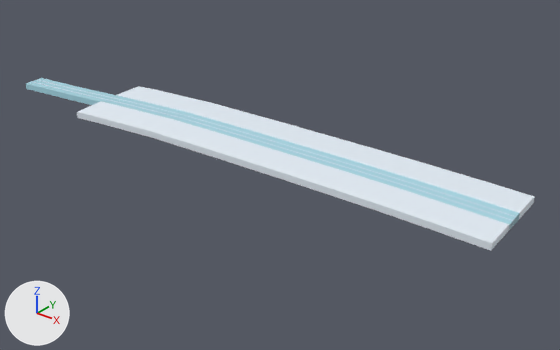
What one commit did to the FBX model Assets/_Project/Content/Models/Level/Cells/Road_2_0_0.fbx.
Rendered twice from a 50 mm camera at (365.6, -185.7, 109.0) aimed at (218.6, -2.0, -4.9). The lights are fixed; the arrows at lower left show +X, +Y and +Z. The older version comes first. Where no turn or scale is listed for an object, it has been applied to the vertices.

In view in the first picture: 'Road_2_0_0'.
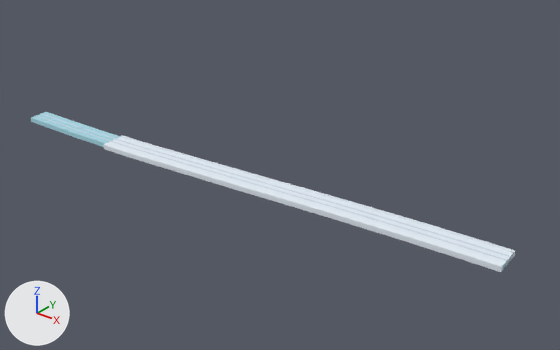
What the commit changed:
me_road_2_0_0 is used by ob_road_2_0_0; location (0.0, 0.0, 0.0).
me_road_2_0_0 had 1978 vertices, 1984 faces and spanned x 110.0..301.0, y -32.0..14.0, z 4.0..11.0.
me_road_2_0_0 now has 1978 vertices, 1984 faces and spans x 110.0..300.0, y -24.0..3.0, z -8.0..-4.0.
me_road_2_0_0 part 1: the loose piece of 396 vertices spanning x 110.0..300.0, y -19.0..0.0, z 6.0..11.0 is multiplied about its middle by the matrix ((1.0, 0.0, -0.002), (0.0, 1.0, 0.0), (-0.018, 0.0, -0.571)), then moved by (0.0, 0.0, -14.0).
me_road_2_0_0 part 2: the loose piece of 396 vertices spanning x 110.0..300.0, y -22.0..-3.0, z 6.0..11.0 is multiplied about its middle by the matrix ((1.0, 0.0, -0.002), (0.0, 1.0, 0.0), (-0.018, 0.0, -0.571)), then moved by (0.0, 0.0, -14.0).
me_road_2_0_0 part 3: 1186 of 1978 vertices moved; they spanned x 110.0..301.0, y -32.0..14.0, z 4.0..11.0 and now span x 110.0..300.0, y -24.0..3.0, z -8.0..-4.0; mean shift (0.0, 0.0, -15.0); largest move (182.0, 4.0, 11.0) -> (183.0, -7.0, -6.0).

What differs and where, as boxes [x1, y1, x2, y2] in the pictures (560 x 350 px; the box of a moved part takes in the faces that stretch with it):
'Road_2_0_0', reshaped (7% shorter)
    before: [26, 78, 535, 251]
    after: [31, 112, 515, 272]
part 1 of me_road_2_0_0, moved or reshaped
    before: [38, 80, 517, 217]
    after: [41, 113, 511, 257]
part 2 of me_road_2_0_0, moved or reshaped
    before: [31, 81, 513, 221]
    after: [36, 115, 507, 261]
part 3 of me_road_2_0_0, moved or reshaped
    before: [26, 78, 535, 251]
    after: [31, 112, 515, 272]
